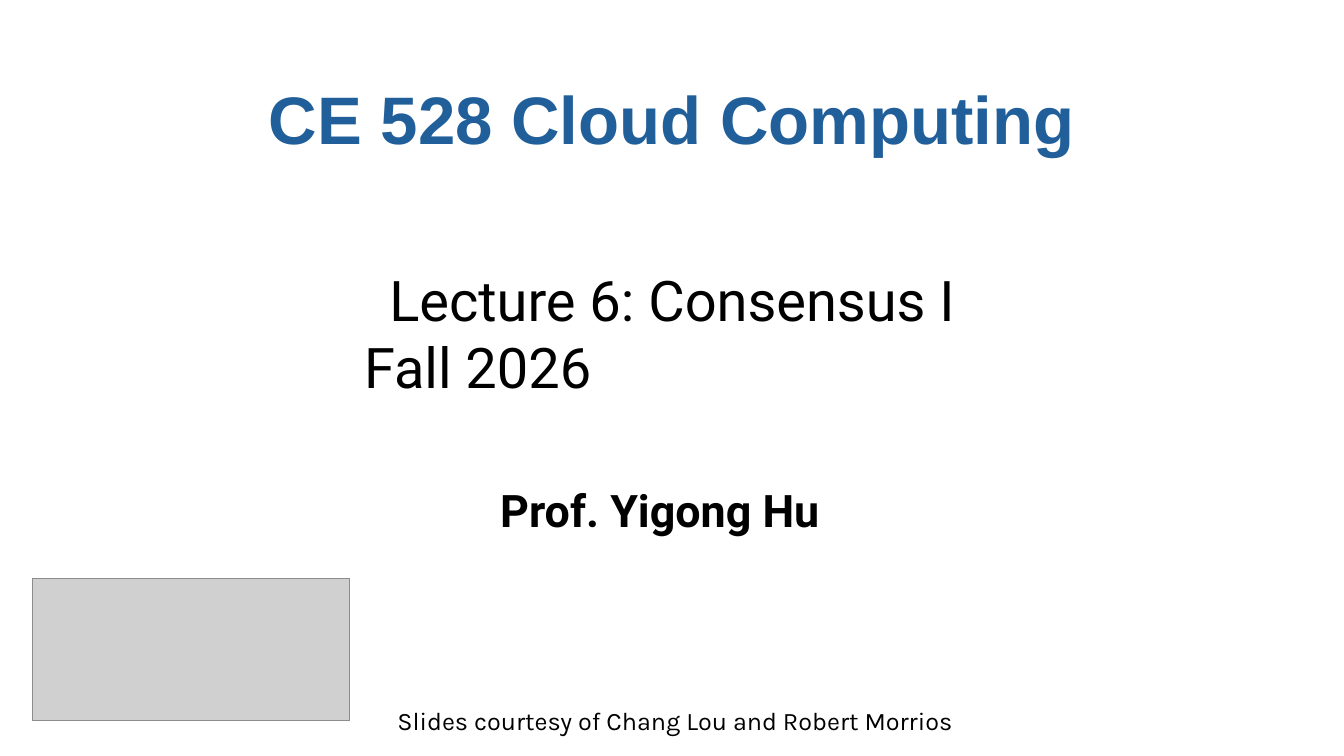
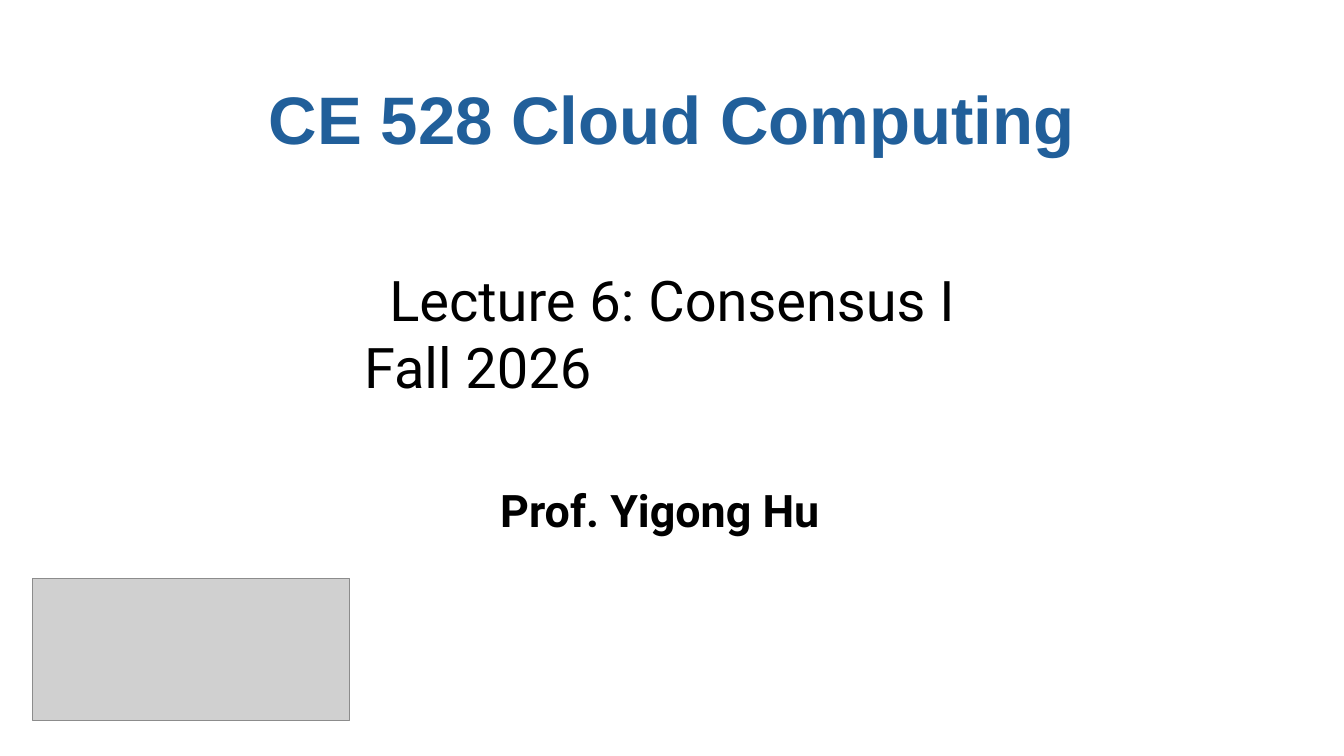
Before and after one commit to ec528/ec528.github.io, a slide deck: slide 1 of slides/fall26/6-raft-1.pptx. Drawn at 1344x756 pixels with LibreOffice and Linux fonts; fonts in the diff are those of the drawing; grey boxes stand for pictures. Boxes give left, top, right and bottom in pixels: in the first picture for what was removed or moved away, otherwise in the second. Text is boxed around its words. In the diff, an @@ line names an element or a change of style, - is before the commit and + after.

```diff
--- a/slides/fall26/6-raft-1.pptx
+++ b/slides/fall26/6-raft-1.pptx
@@ text removed at bbox=[397, 712, 953, 736] @@
-Slides courtesy of Chang Lou and Robert Morrios
```
Also in this commit, not shown: 10 other slides changed, 6 slides added, 9 slides removed.
